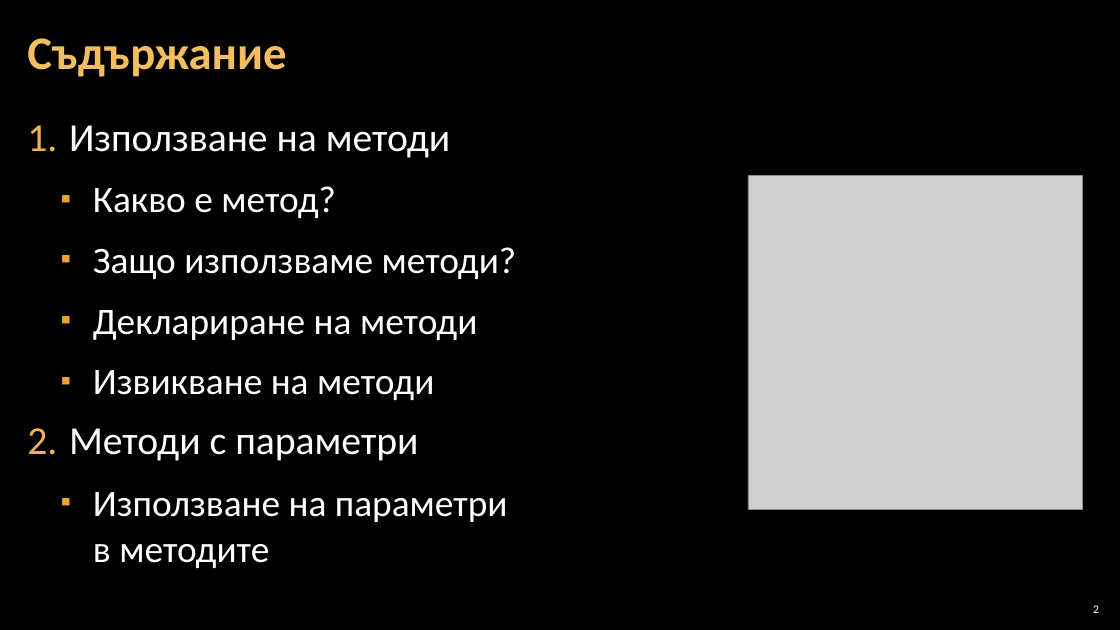
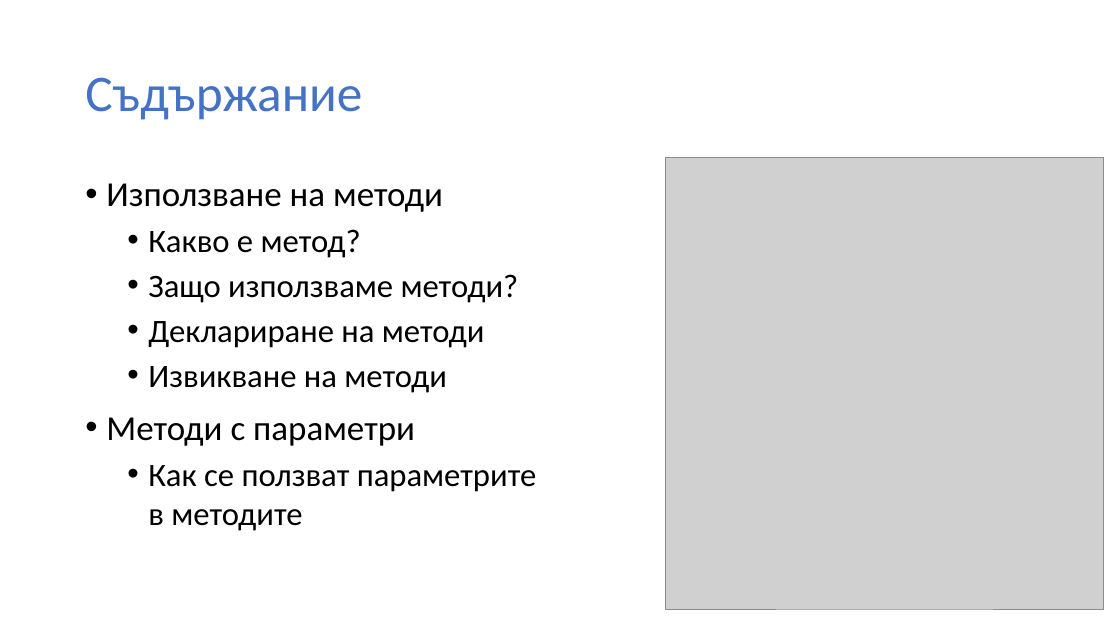
Before and after one commit to BG-IT-Edu/Free-Content, a slide deck: slide 2 of dmanolov/Информатика 11 клас, ПП (C#)/М0.Въведение в програмирането/06.Методи/06.1.Деклариране-и-извикване-на-методи.pptx. Drawn at 1120x630 pixels with LibreOffice and Linux fonts; fonts in the diff are those of the drawing; grey boxes stand for pictures; background and template pictures are left out. Boxes give left, top, right and bottom in pixels: in the first picture for what was removed or moved away, otherwise in the second. Text is boxed around its words. In the diff, an @@ line names an element or a change of style, - is before the commit and + after.

Commit message:
добавени материалите за методи

```diff
--- a/dmanolov/Информатика 11 клас, ПП (C#)/М0.Въведение в програмирането/06.Методи/06.1.Деклариране-и-извикване-на-методи.pptx
+++ b/dmanolov/Информатика 11 клас, ПП (C#)/М0.Въведение в програмирането/06.Методи/06.1.Деклариране-и-извикване-на-методи.pptx
@@ background picture (left out) to #FFFFFF @@
@@ title "Съдържание": place and size @@
-title "Съдържание" at (27,38,286,77)
+title "Съдържание" at (85,77,362,120)
@@ title "Съдържание" at (85,77,362,120): size 40 to 44 pt, text colour #F3BE60 to #4472C4, bold off @@
@@ text "Използване на методи": place and size @@
-text "Използване на методи" at (69,125,517,568)
+text "Използване на методи" at (106,183,537,531)
@@ picture: place and size @@
-picture at (748,175,1082,509)
+picture at (666,158,1104,610)
@@ text at (106,183,519,446): size 34 to 30 pt in "Използване на методи", "Методи с параметри"; text colour #FFFFFF to #000000 in "Използване на методи", "Какво е метод?", "Защо използваме методи?", "Деклариране на методи" and 2 more places; size 32 to 28 pt in "Какво е метод?", "Защо използваме методи?", "Деклариране на методи", "Извикване на методи"; bullet 1. to •; line spacing 40pt to 1; less space between paragraphs; bullet ▪ to • @@
@@ text at (148,465,537,531): text changed; size 32 to 28 pt; text colour #FFFFFF to #000000 @@
-  ▪ Използване на параметри
-    в методите
+  • Как се ползват параметрите
+    в методите
@@ page number: place and size @@
-page number at (1093,605,1099,613)
+page number at (1027,609,1034,610)
@@ page number at (1027,609,1034,610): size 10 to 12 pt, text colour #FFFFFF to #8C8C8C @@
```
Also in this commit, not shown: 22 other slides changed, 6 other files.
